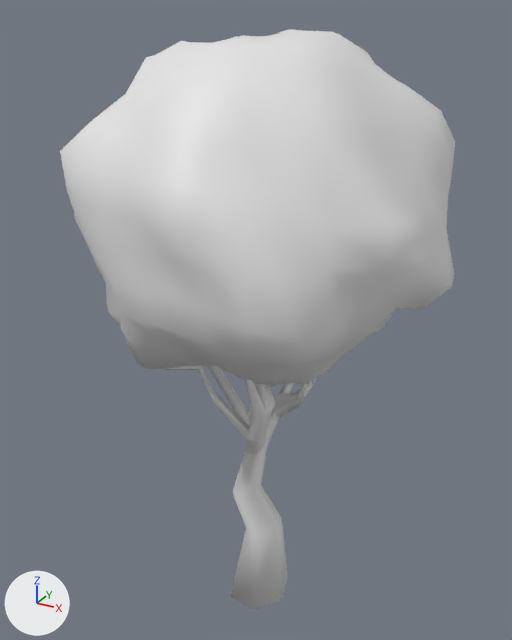
The Blender file Assets/3DObjects/Environment/Trees/Tree2.blend as it was, and as the next commit left it.
Both versions are drawn from a 50 mm camera at (9.41, -17.38, 18.23) aimed at (-0.27, 0.22, 9.43). The axes (+X, +Y, +Z) are drawn at lower left. The lights are the same throughout.

Objects in the first picture: 'Arbre2'.
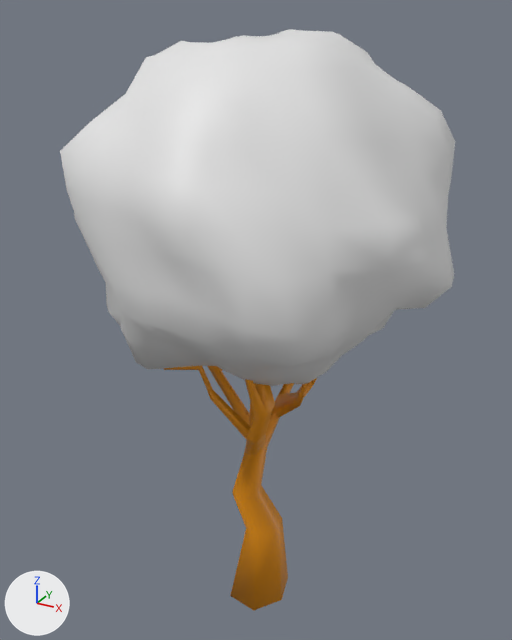
What differs and where, as boxes [x1, y1, x2, y2] in the pictures (512 x 640 px):
part 1 of me_cube_002, recoloured: [163, 366, 317, 610] in both

The change, as a list of edits to the scene's bpy script:
```text
Add mat_material:
    mat_material = principled_material('Material')
    mat_material.base_color = (0.8, 0.8, 0.8)  # white #e7e7e7
Add mat_material_001:
    mat_material_001 = principled_material('Material.001')
    mat_material_001.base_color = (0.8, 0.287, 0.0)  # orange #e79200
Change me_cube_002:
    where me_cube_002.from_pydata(...)  # 666 vertices, 694 faces; spans x -5.0..5.2, y -5.3..5.7, z -1.0..17.7
    used by ob_arbre2; location = (0.0, 0.0, 0.0); rotation_euler = (0.0, 0.0, -1.745), in degrees (0, 0, -100)
    me_cube_002 part 1: 182 of the faces centred in x -2.6..3.3, y -2.6..2.5, z -1.0..9.8 switch from no material to mat_material_001 (orange #e79200)
    add me_cube_002.materials.append(mat_material)  # white #e7e7e7
```
